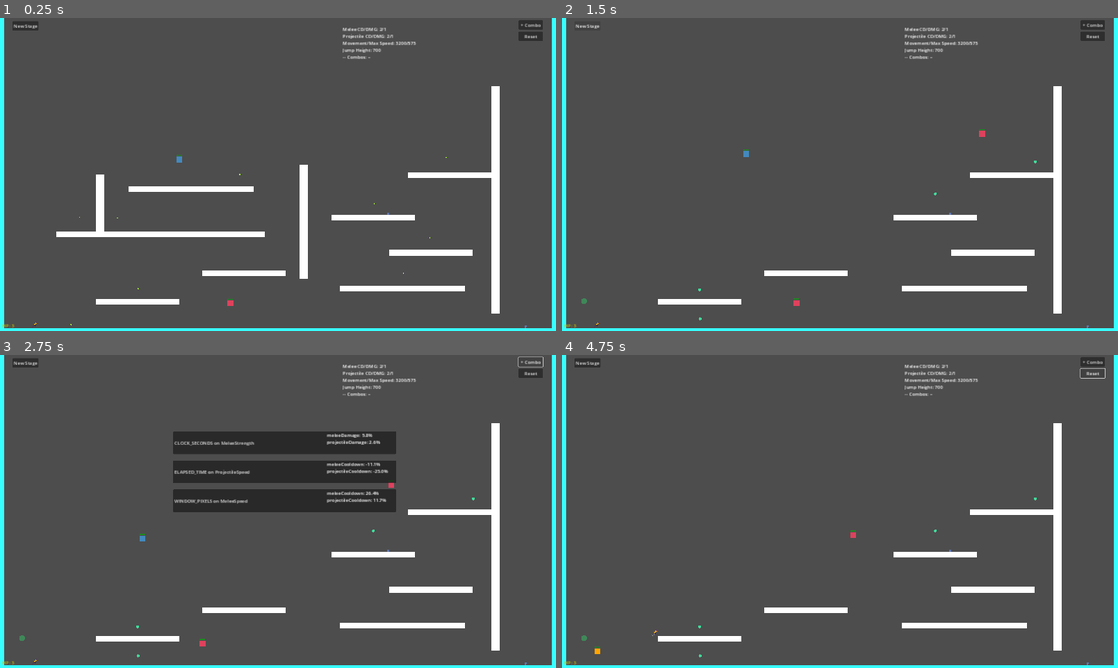
Above: before the commit, frames 1-4 (two rows, left to right).
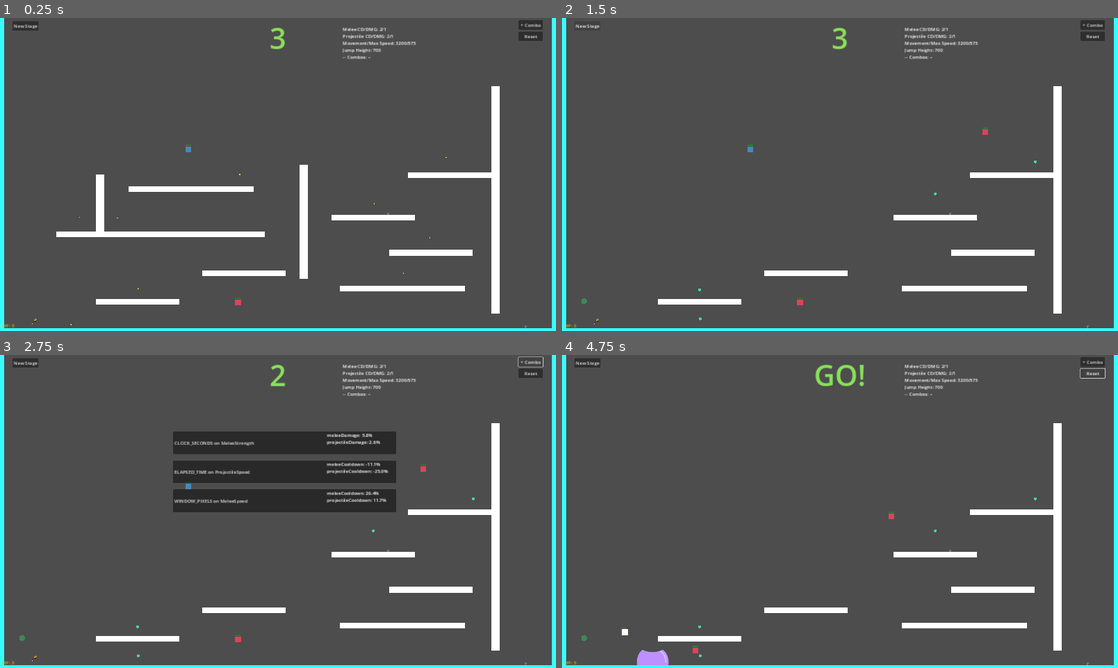
Above: after the commit, the same moments.

Repository: francoislg/broken-roguelike
Game: Godot game, scene res://Scene.tscn
Same seed, same stepped clock (60 frames per second), same inputs: the game is played once before the commit and once after it.
Inputs:
- Up to frame 1 (0.25 s): no input
- Up to frame 2 (1.5 s): click "New Stage" at 0.5 s; click "New Stage" at 1.25 s
- Up to frame 3 (2.75 s): click "+ Combo" at 2 s
- Up to frame 4 (4.75 s): click "CLOCK_SECONDS on MeleeStrength" at 2.75 s; click "Reset" at 3.5 s; hold Right (RIGHT) from 4.28 s (still down); tap Down (FALL) at 4.35 s; tap Up (JUMP) at 4.52 s

The runs differ from the first frame. In frame 1, 0.2% of the frame differs, in the area x 5-52%, y 3-99%; in frame 2, 0.2%; in frame 3, 0.2%; in frame 4, 0.7%, in the area x 5-60%, y 3-100%.
Error in both runs: Invalid access of index '2' on a base object of type: 'PackedStringArray'. (res://GlobalState.gd:148)

Commit message:
Add timer when starting stage

Diff:
--- a/Scene.tscn
+++ b/Scene.tscn
@@ -1,10 +1,11 @@
-[gd_scene load_steps=12 format=3 uid="uid://6uiqgf5rqvoe"]
+[gd_scene load_steps=13 format=3 uid="uid://6uiqgf5rqvoe"]
 
 [ext_resource type="PackedScene" uid="uid://ysjgoyjkxmlw" path="res://Stages/Stage1.tscn" id="1_hj8et"]
 [ext_resource type="Script" path="res://DebugGameVariables.gd" id="1_pwqor"]
 [ext_resource type="Script" path="res://Scenes/SceneManager.gd" id="1_unev7"]
 [ext_resource type="PackedScene" uid="uid://c74ialgxy2ab7" path="res://Player.tscn" id="2_aembg"]
 [ext_resource type="Script" path="res://BindCameraToStageBounds.gd" id="4_l88su"]
+[ext_resource type="Script" path="res://UI/Countdown.gd" id="6_hmbah"]
 [ext_resource type="Script" path="res://Character/CharacterStatsDebug.gd" id="7_hgrfn"]
 [ext_resource type="PackedScene" uid="uid://d32ur33isn5en" path="res://Combos/ComboMenu.tscn" id="7_pickd"]
 [ext_resource type="Script" path="res://Combos/PlusComboDebug.gd" id="8_avcs3"]
@@ -42,6 +43,25 @@
 script = ExtResource("1_unev7")
 
 [node name="UI Stuff" type="CanvasLayer" parent="."]
+process_mode = 3
+
+[node name="Countdown" type="RichTextLabel" parent="UI Stuff"]
+unique_name_in_owner = true
+visible = false
+anchors_preset = 5
+anchor_left = 0.5
+anchor_right = 0.5
+offset_left = -105.0
+offset_right = 105.0
+offset_bottom = 152.0
+grow_horizontal = 2
+theme_override_colors/default_color = Color(0.533333, 0.882353, 0.345098, 1)
+theme_override_font_sizes/normal_font_size = 100
+bbcode_enabled = true
+text = "[center]3[/center]"
+scroll_active = false
+shortcut_keys_enabled = false
+script = ExtResource("6_hmbah")
 
 [node name="CharacterDebugText" type="RichTextLabel" parent="UI Stuff"]
 offset_left = 1183.0
--- a/Scenes/SceneManager.gd
+++ b/Scenes/SceneManager.gd
@@ -1,7 +1,12 @@
 extends Node
+
+# For debug purposes
+@export
+var disable_countdown = false
 
 @onready var Character := %Character
 @onready var Stage := %Stage
+@onready var Countdown := %Countdown
 
 func _ready():
 	var endDetected = false
@@ -31,6 +36,19 @@
 					)
 				)
 	)
+	if !disable_countdown:
+		prepareStageStart()
+
+func prepareStageStart():
+	Countdown.connect("ready", func():
+		Countdown.connect("done", func():
+			var tree = get_tree()
+			tree.paused = false
+		)
+		var tree = get_tree()
+		tree.paused = true
+		Countdown.reset();
+	)
 
 func doAfter(wait_time: float, do: Callable):
 	var timer = Timer.new();
--- /dev/null
+++ b/UI/Countdown.gd
@@ -0,0 +1,30 @@
+extends RichTextLabel
+
+signal done
+
+var reset_time: int = 3;
+var seconds_to_display_go: int = 2;
+var timer: Timer
+var time: int = reset_time;
+
+func _ready():
+	timer = Timer.new()
+	timer.connect('timeout', countdown)
+	timer.wait_time = 1
+	add_child(timer)
+
+func reset():
+	time = reset_time
+	timer.start()
+	visible = true
+
+func countdown():
+	time -= 1
+	if time > 0:
+		set_text("[center]%s[/center]" % time)
+	elif time == 0:
+		set_text("[center]GO![/center]")
+		emit_signal("done")
+	elif time < -seconds_to_display_go:
+		visible = false
+		timer.stop()
